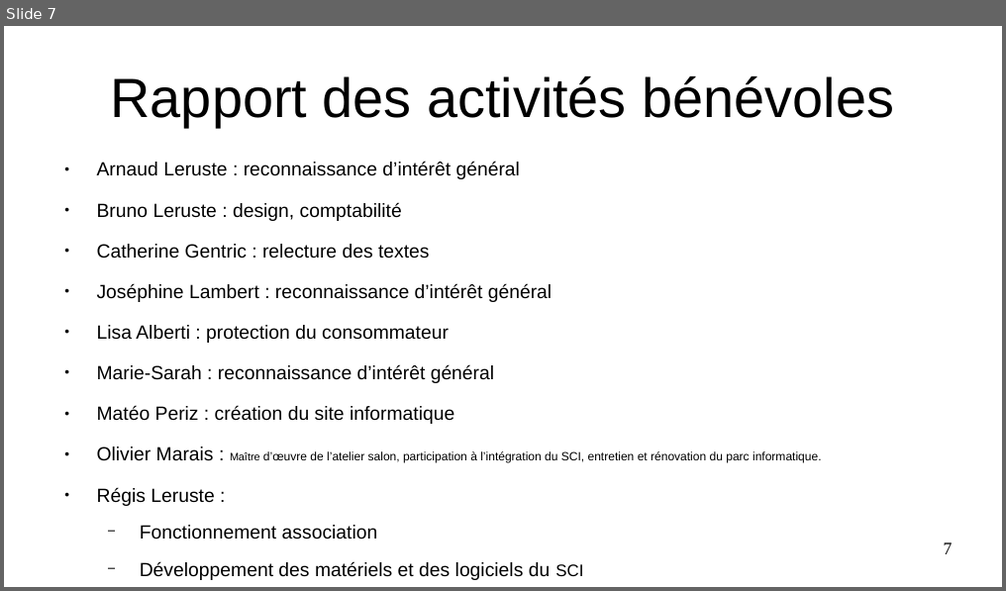
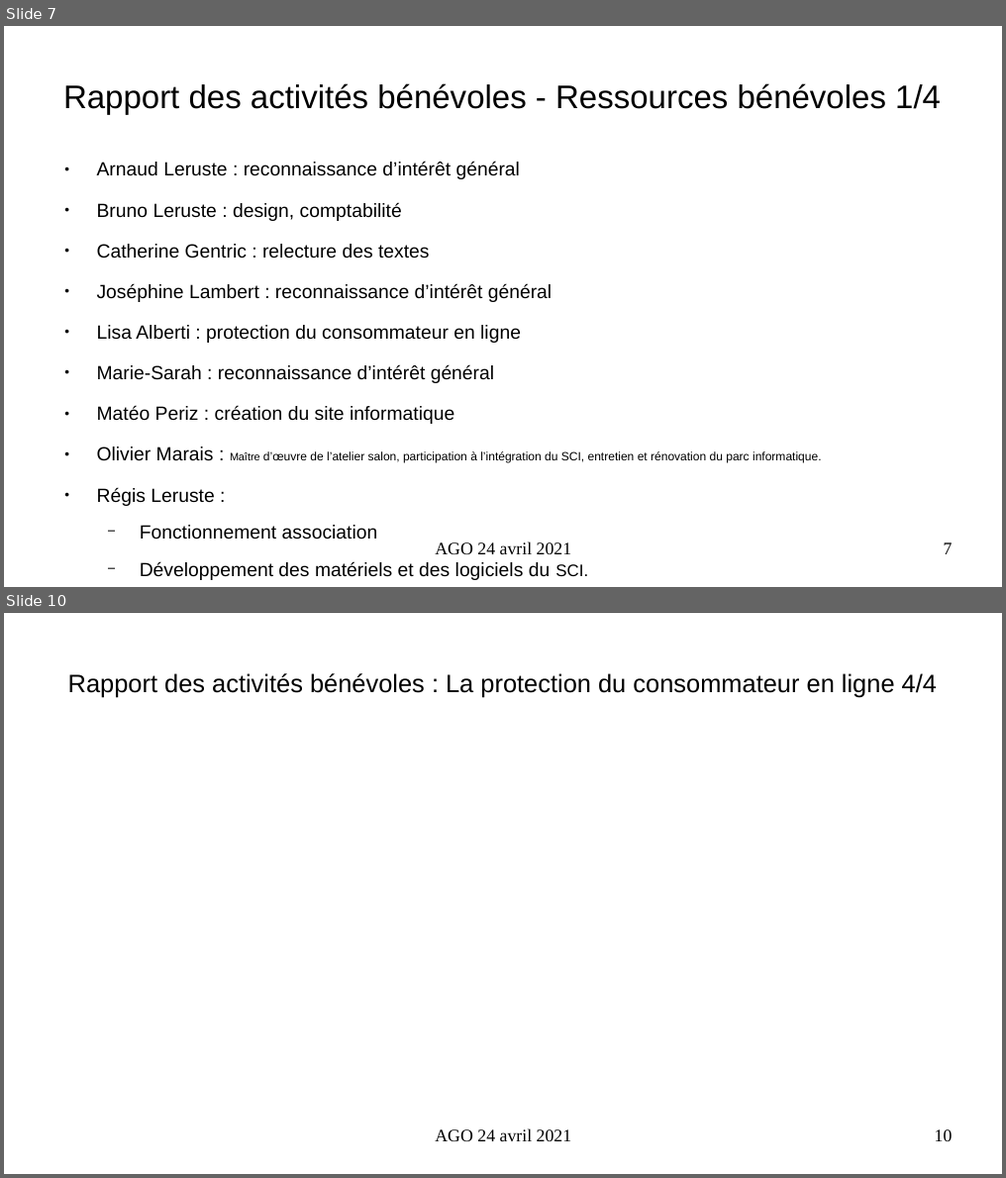
Before and after one commit to AIREL46/SCAO, a slide deck: association/2021/presentation-ago-24-avril-2021.odp. Shown one above the other, each under a label of ours: slide 7 before the commit, slides 7 and 10 after it; the slides between them are not shown. The pictures are 1006x591 and 1006x1178 pixels, drawn with LibreOffice and Linux fonts; fonts in the diff are those of the drawing. Boxes give left, top, right and bottom in pixels: in the first picture for what was removed or moved away, otherwise in the second. Text is boxed around its words. In the diff, an @@ line names an element or a change of style, - is before the commit and + after.

```diff
--- a/association/2021/presentation-ago-24-avril-2021.odp
+++ b/association/2021/presentation-ago-24-avril-2021.odp
@@ slide 10 added at (4, 613, 1002, 1174), background #FFFFFF @@
@@ title added at (68, 673, 937, 697), 20 pt, text #000000 @@
+Rapport des activités bénévoles : La protection du consommateur en ligne 4/4
@@ text added at (435, 1129, 572, 1142), 14 pt, text #000000 @@
+AGO 24 avril 2021
@@ page number added at (935, 1130, 952, 1142), 14 pt, text #000000 @@
+10
@@ slide 7 changed as well @@
@@ title at (63, 83, 941, 114): text changed; size 44 to 26 pt @@
-Rapport des activités bénévoles
+Rapport des activités bénévoles - Ressources bénévoles 1/4
@@ text at (97, 325, 521, 343): text changed @@
-● Lisa Alberti : protection du consommateur
+● Lisa Alberti : protection du consommateur en ligne
@@ text added at (435, 542, 572, 555), 14 pt, text #000000 @@
+AGO 24 avril 2021
```
Also in this commit, not shown: 12 other slides changed, 4 other slides added, 2 slides removed, 2 other files.
